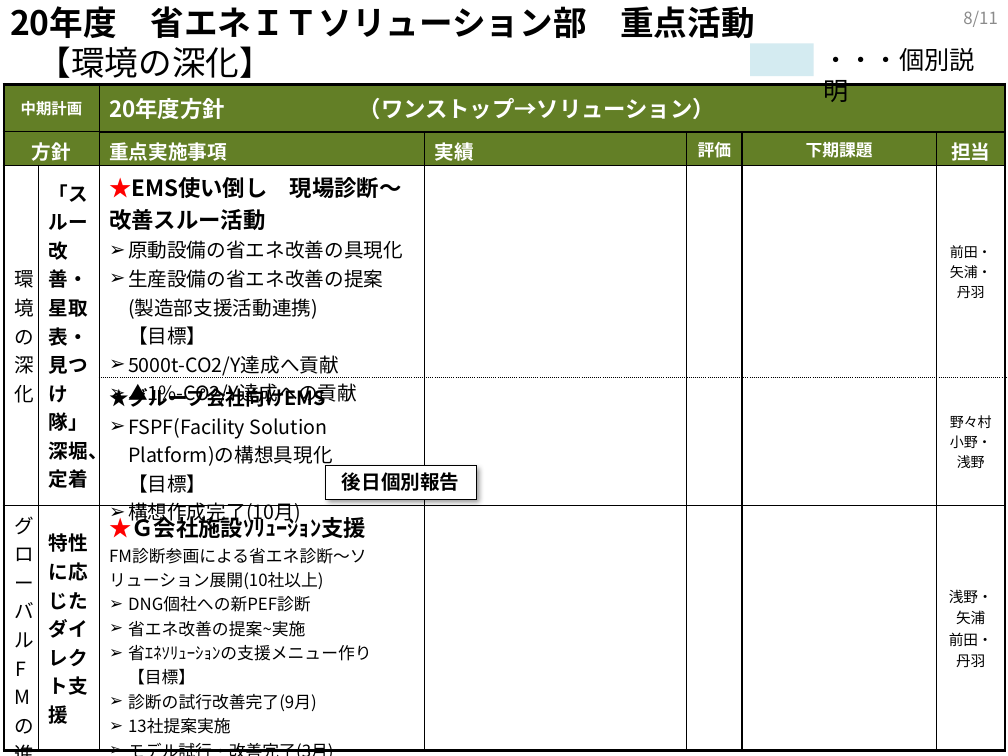
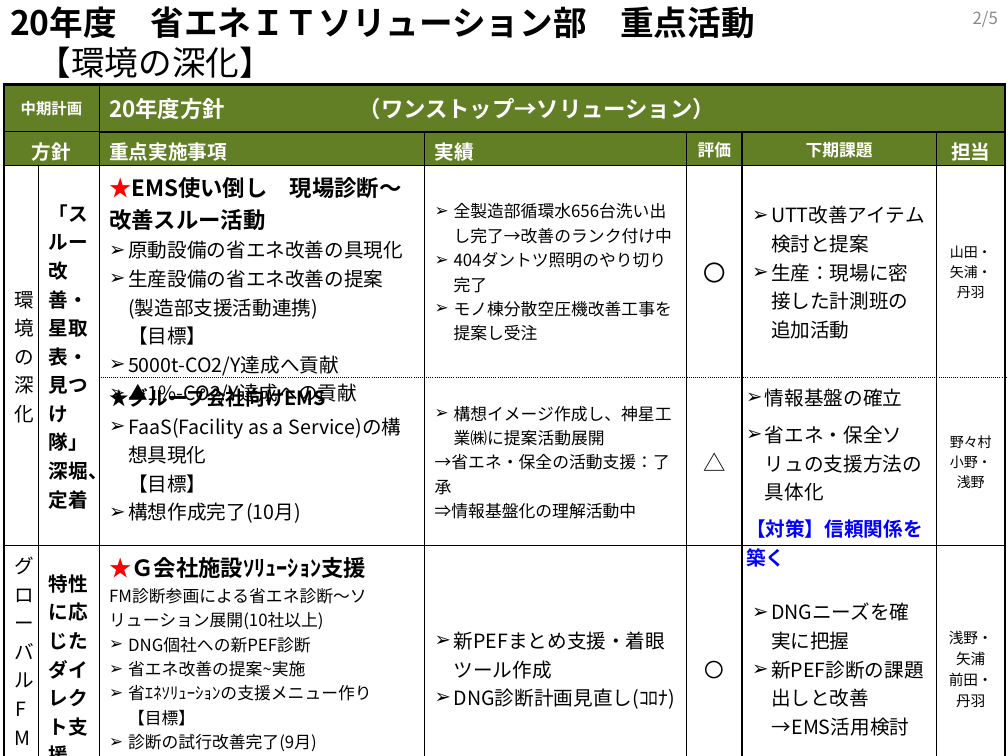
Before and after one commit to nonomura114/data, a slide deck: slide 6 of 20年度_省エネITS部 中間報告まとめ.pptx. Drawn at 1008x756 pixels with LibreOffice and Linux fonts; fonts in the diff are those of the drawing. Boxes give left, top, right and bottom in pixels: in the first picture for what was removed or moved away, otherwise in the second. Text is boxed around its words. In the diff, an @@ line names an element or a change of style, - is before the commit and + after.

```diff
--- a/20年度_省エネITS部 中間報告まとめ.pptx
+++ b/20年度_省エネITS部 中間報告まとめ.pptx
@@ text at <box>973,11,998,27</box>: text changed @@
-8/11
+2/5
@@ rectangle removed at <box>750,43,813,76</box> @@
@@ text removed at <box>824,48,975,102</box> @@
-・・・個別説明
@@ table at <box>4,85,1006,755</box> @@
-row 3: 環境の深化 | 「スルー改善・星取表・見つけ隊」深堀、定着 | ★EMS使い倒し 現場診断～改善スルー活動 / 原動設備の省エネ改善の具現化 / 生産設備の省エネ改善の提案 (製造部支援活動連携) 【目標】 / 5000t-CO2/Y達成へ貢献 / ▲1%-CO2/Y達成への貢献 |  |  |  | 前田・矢浦・丹羽
+row 3: 環境の深化 | 「スルー改善・星取表・見つけ隊」深堀、定着 | ★EMS使い倒し 現場診断～改善スルー活動 / 原動設備の省エネ改善の具現化 / 生産設備の省エネ改善の提案 (製造部支援活動連携) 【目標】 / 5000t-CO2/Y達成へ貢献 / ▲1%-CO2/Y達成への貢献 | 全製造部循環水656台洗い出し完了→改善のランク付け中 / 404ダントツ照明のやり切り完了 / モノ棟分散空圧機改善工事を提案し受注 | 〇 | UTT改善アイテム検討と提案 / 生産：現場に密接した計測班の追加活動 | 山田・矢浦・丹羽
-row 4:  |  | ★グループ会社向けEMS / FSPF(Facility Solution Platform)の構想具現化 【目標】 / 構想作成完了(10月) |  |  |  | 野々村 / 小野・浅野
+row 4:  |  | ★グループ会社向けEMS / FaaS(Facility as a Service)の構想具現化 【目標】 / 構想作成完了(10月) | 構想イメージ作成し、神星工業㈱に提案活動展開 / →省エネ・保全の活動支援：了承 / ⇒情報基盤化の理解活動中 | △ | 情報基盤の確立 / 省エネ・保全ソリュの支援方法の具体化 / 【対策】信頼関係を築く | 野々村 / 小野・浅野
-row 5: グローバルFMの進化 | 特性に応じた / ダイレクト支援 | ★Ｇ会社施設ｿﾘｭｰｼｮﾝ支援 / FM診断参画による省エネ診断～ソリューション展開(10社以上) / DNG個社への新PEF診断 / 省エネ改善の提案~実施 / 省ｴﾈｿﾘｭｰｼｮﾝの支援メニュー作り 【目標】 / 診断の試行改善完了(9月) / 13社提案実施 / モデル試行・改善完了(3月) |  |  |  | 浅野・矢浦 / 前田・丹羽
+row 5: グローバルFMの進化 | 特性に応じた / ダイレクト支援 | ★Ｇ会社施設ｿﾘｭｰｼｮﾝ支援 / FM診断参画による省エネ診断～ソリューション展開(10社以上) / DNG個社への新PEF診断 / 省エネ改善の提案~実施 / 省ｴﾈｿﾘｭｰｼｮﾝの支援メニュー作り 【目標】 / 診断の試行改善完了(9月) / 13社提案実施 / モデル試行・改善完了(3月) | 新PEFまとめ支援・着眼ツール作成 / DNG診断計画見直し(ｺﾛﾅ) | 〇 | DNGニーズを確実に把握 / 新PEF診断の課題出しと改善 / →EMS活用検討 | 浅野・矢浦 / 前田・丹羽
@@ rectangle removed at <box>326,466,477,500</box> @@
-後日個別報告
```
Also in this commit, not shown: 6 other slides changed, 6 slides added, 3 slides removed, 1 other file.
